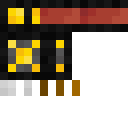
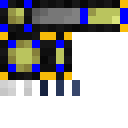
Comparing the layer stacks of the two 128x128 images. Changes:
hid "energy_receiver_pipe", painted on it over [0,0,128,96]
added layer "common_class_sorting_pipe" over [0,0,128,96]
